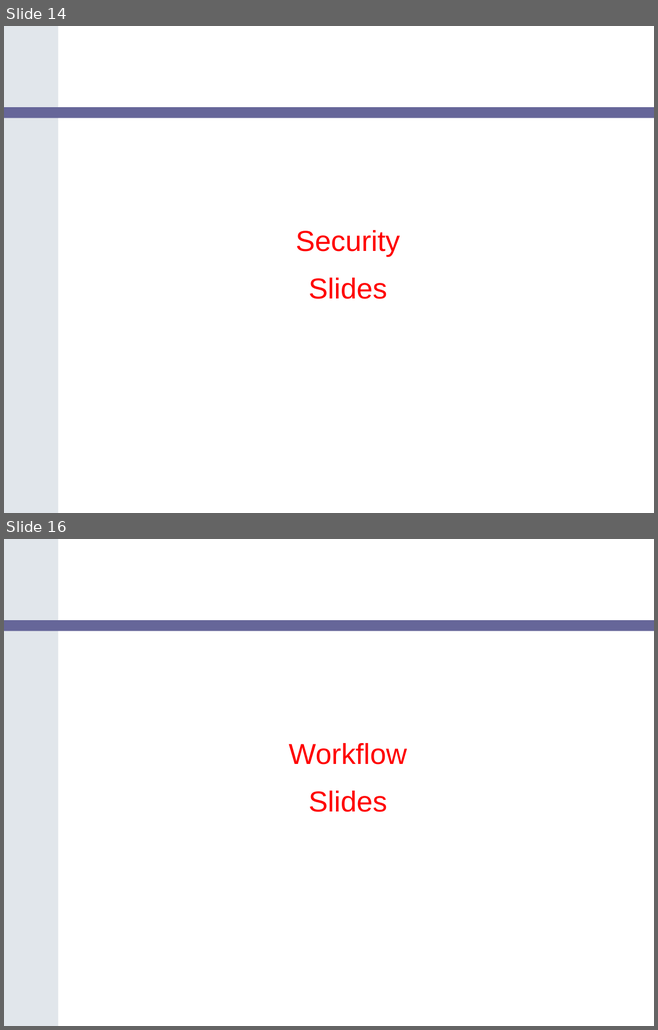
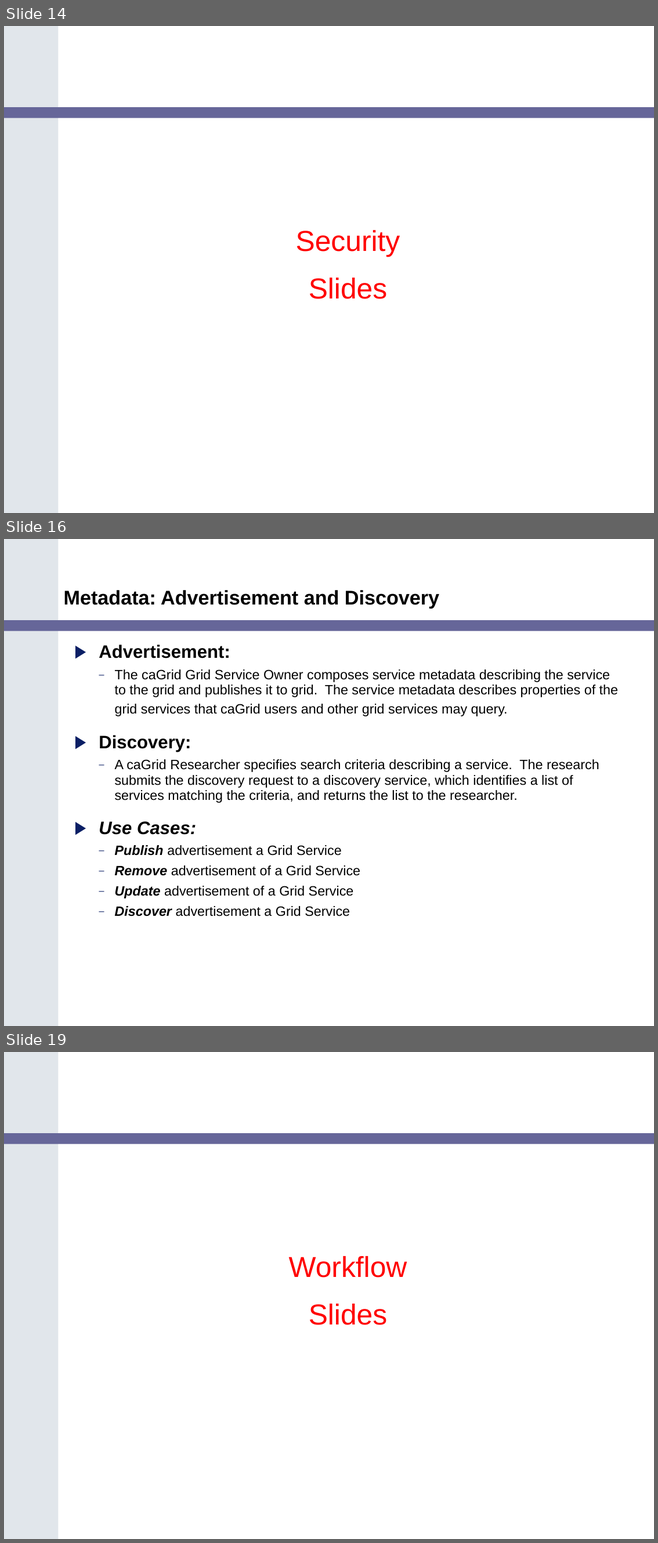
Before and after one commit to NCIP/cagrid-portal, a slide deck: cagrid-1-0/Documentation/presentations/200602_VCDE_ARCH/caGrid_Update_Arch_VCDE_Feb1.ppt. Shown one above the other, each under a label of ours: slides 14 and 16 before the commit, slides 14, 16 and 19 after it; the slides between them are not shown. The pictures are 658x1030 and 658x1543 pixels, drawn with LibreOffice and Linux fonts; fonts in the diff are those of the drawing; background and template pictures are left out. Boxes give left, top, right and bottom in pixels: in the first picture for what was removed or moved away, otherwise in the second. Text is boxed around its words. In the diff, an @@ line names an element or a change of style, - is before the commit and + after.

Commit message:
updates to metadata

```diff
--- a/cagrid-1-0/Documentation/presentations/200602_VCDE_ARCH/caGrid_Update_Arch_VCDE_Feb1.ppt
+++ b/cagrid-1-0/Documentation/presentations/200602_VCDE_ARCH/caGrid_Update_Arch_VCDE_Feb1.ppt
@@ slide 16 added at bbox=[4, 539, 654, 1026], background #FFFFFF; not listed: 2 template elements that a slide beside it also shows @@
@@ title added at bbox=[64, 590, 439, 609], 22 pt, text #000000, bold @@
+Metadata: Advertisement and Discovery
@@ text added at bbox=[99, 645, 618, 917], 15 pt, text #000000 @@
+▶ Advertisement:
+  – The caGrid Grid Service Owner composes service metadata describing the service to the grid and publishes it to grid. The service metadata describes properties of the grid services that caGrid users and other grid services may query.
+▶ Discovery:
+  – A caGrid Researcher specifies search criteria describing a service. The research submits the discovery request to a discovery service, which identifies a list of services matching the criteria, and returns the list to the researcher.
+▶ Use Cases:
+  – Publish advertisement a Grid Service
+  – Remove advertisement of a Grid Service
+  – Update advertisement of a Grid Service
+  – Discover advertisement a Grid Service
@@ what was slide 16 is now slide 19 @@
```
Also in this commit, not shown: 1 slide changed, 2 other slides added.
